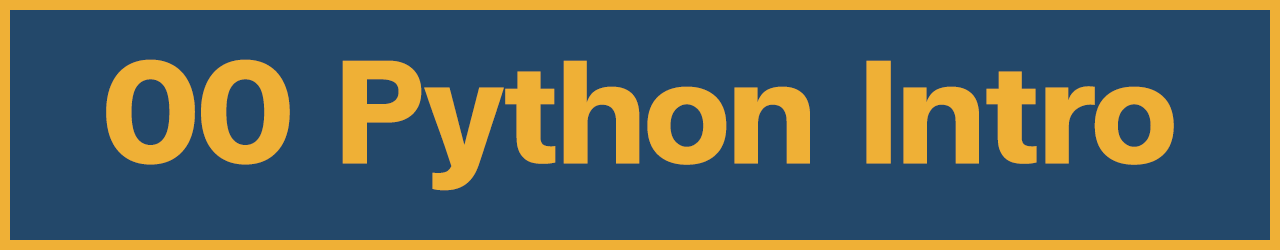
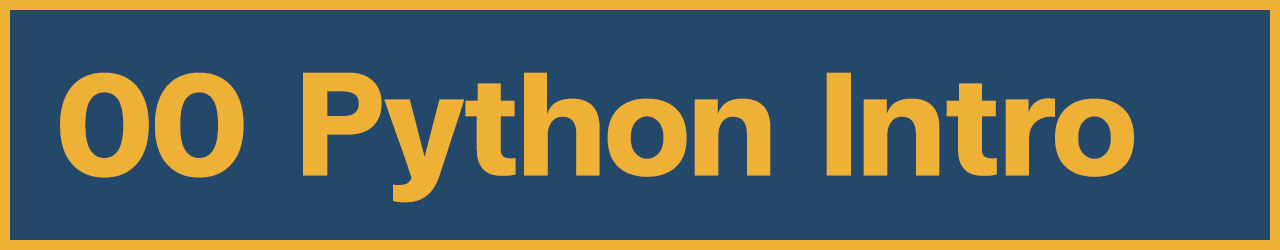
Layered file, before and after one edit (w=1280, h=250). Changes by layer:
added layer "00" above "Python Intro" over bbox(60, 72, 244, 178)
renamed "00 Python Intro" to "Python Intro", painted on it over bbox(106, 59, 1174, 203)
